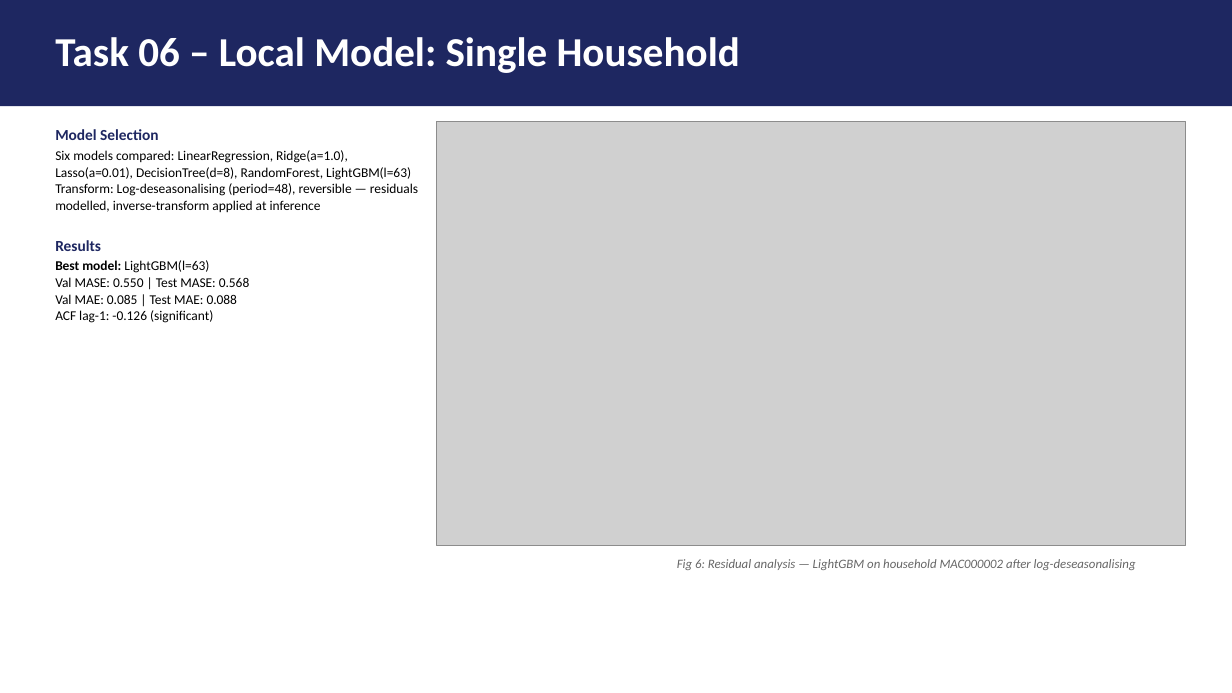
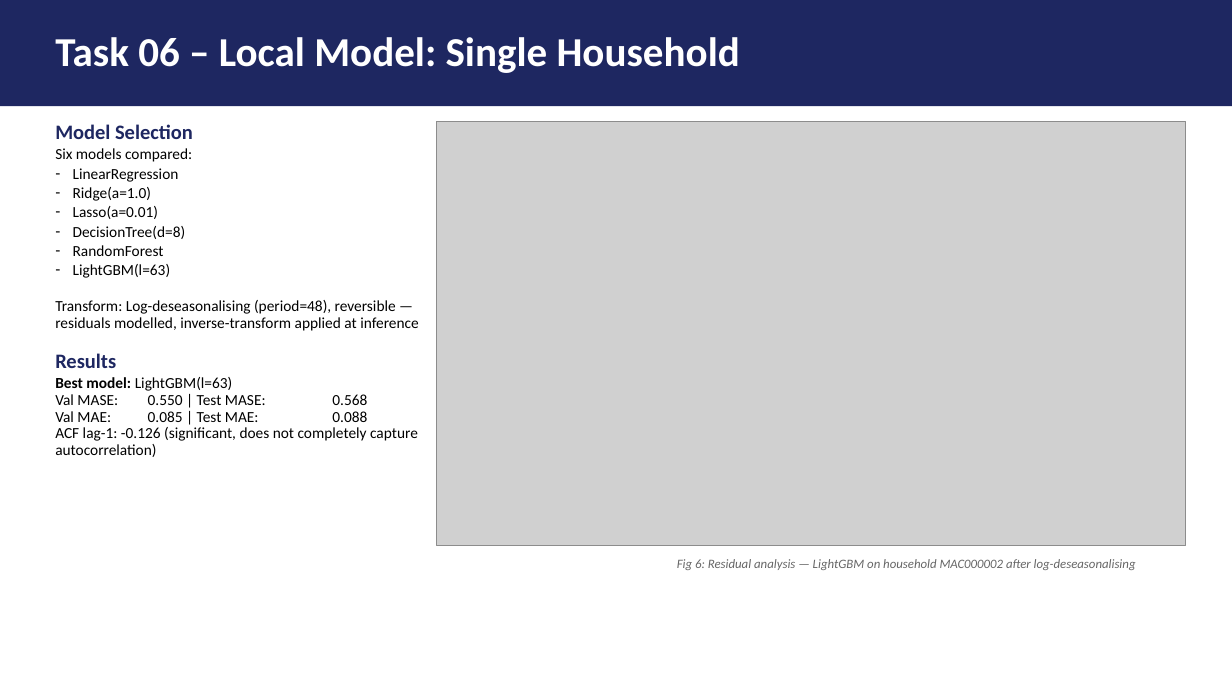
Before and after one commit to FVardi/PhD-Courses, a slide deck: slide 5 of Deep learning for time-series/Assignment 2/Presentation.pptx. Drawn at 1232x693 pixels with LibreOffice and Linux fonts; fonts in the diff are those of the drawing; grey boxes stand for pictures. Boxes give left, top, right and bottom in pixels: in the first picture for what was removed or moved away, otherwise in the second. Text is boxed around its words. In the diff, an @@ line names an element or a change of style, - is before the commit and + after.

```diff
--- a/Deep learning for time-series/Assignment 2/Presentation.pptx
+++ b/Deep learning for time-series/Assignment 2/Presentation.pptx
@@ text at [55, 148, 192, 278]: text changed; size 10.5 to 12 pt @@
-Six models compared: LinearRegression, Ridge(a=1.0), Lasso(a=0.01), DecisionTree(d=8), RandomForest, LightGBM(l=63)
+Six models compared:
+– LinearRegression
+– Ridge(a=1.0)
+– Lasso(a=0.01)
+– DecisionTree(d=8)
+– RandomForest
+– LightGBM(l=63)
@@ text at [55, 124, 418, 422]: size 12 to 16 pt in "Model Selection", "Results"; size 10.5 to 12 pt in "Transform: Log-deseasonalising (period=48), reversible — res ...", "Best model: LightGBM(l=63)", "Val MASE: 0.550 | Test MASE: 0.568", "Val MAE: 0.085 | Test MAE: 0.088" @@
@@ text at [55, 427, 418, 457]: text changed; size 10.5 to 12 pt @@
-ACF lag-1: -0.126 (significant)
+ACF lag-1: -0.126 (significant, does not completely capture autocorrelation)
```
Also in this commit, not shown: 4 other slides changed, 24 other files.
